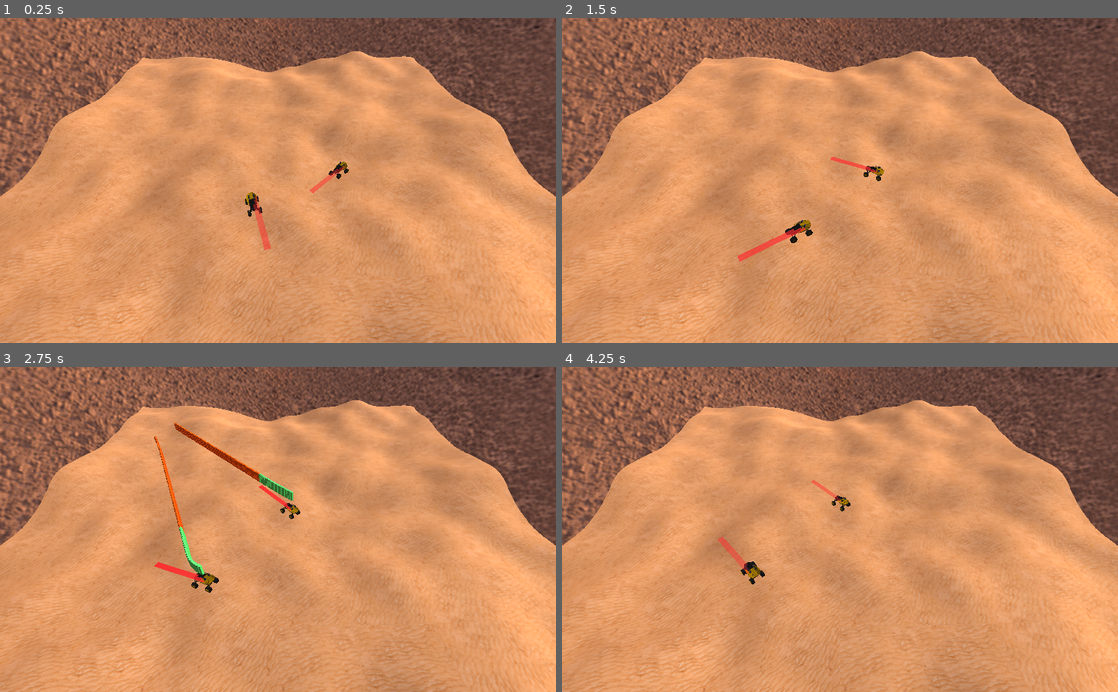
Above: before the commit, frames 1-4 (two rows, left to right).
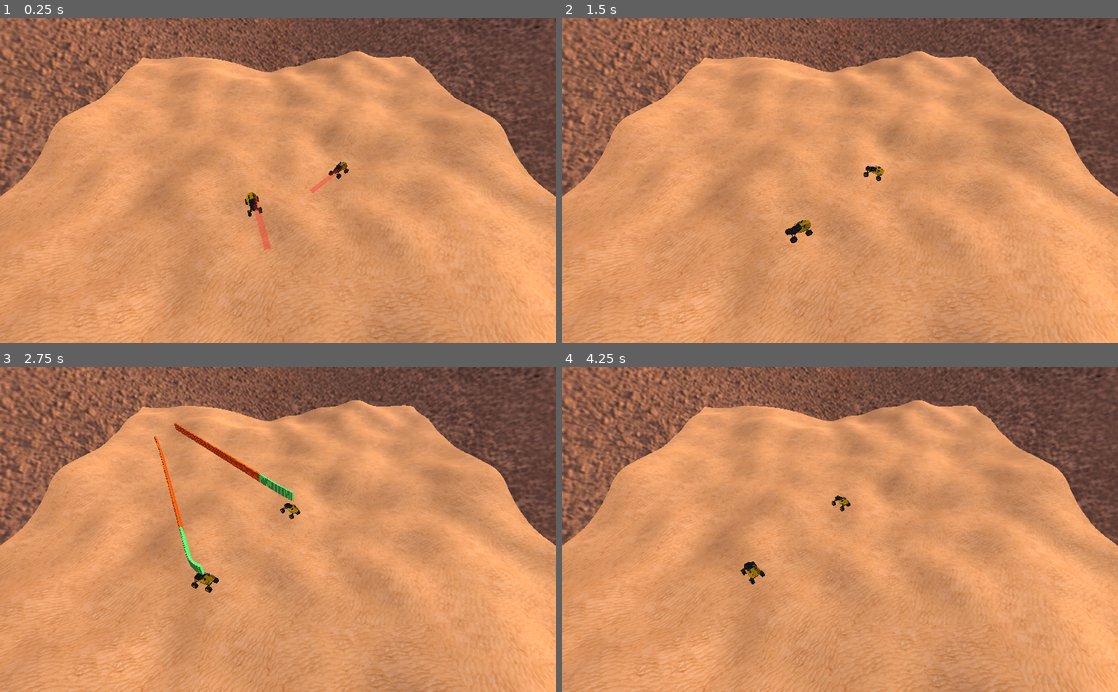
Above: after the commit, the same moments.

Repository: RealmHost002/game_about_desert_and_corovans
Game: Godot game, scene res://main.tscn
Two runs of this game, one before a commit and one after it. Both use one fixed random seed, a clock stepped at 60 frames per second and the inputs below.
Inputs (mouse positions are in pixels of both pictures, inside the frame that each line leads up to):
- Up to frame 1 (0.25 s): no input
- Up to frame 2 (1.5 s): move the mouse to (962, 164) at 0.52 s; hold 1 (TEST_BUTTON_1) 0.53-1.25 s; click (962, 164) at 0.67 s; drag from (728, 196) to (812, 245) at 1.27 s
- Up to frame 3 (2.75 s): move the mouse to (333, 458) at 2.02 s; press the mouse at (333, 458) at 2.03 s
- Up to frame 4 (4.25 s): release the mouse at (895, 458) at 2.75 s; drag from (812, 594) to (673, 480) at 2.77 s; move the mouse to (1006, 578) at 3.52 s; hold 1 (TEST_BUTTON_1) from 3.53 s (still down); click (1006, 578) at 3.67 s

The runs differ from the first frame. In frame 1, less than 0.1% of the frame differs, in the area x 45-62%, y 45-61%; in frame 2, 0.3%, in the area x 31-57%, y 42-75%; in frame 3, 0.2%; in frame 4, 0.2%.

Commit message:
17:04 - 01.09.2020

Diff:
--- a/car.gd
+++ b/car.gd
@@ -29,7 +29,7 @@
 func _process(delta):
 	forward = (get_node("dirs/forward").global_transform.origin - self.global_transform.origin).normalized()
 	var angle_to_destination = forward.angle_to(destination - self.global_transform.origin)
-#	print(angle_to_destination)
+
 #	if angle_to_destination > 0.1:
 	self.rotate(Vector3(0,1,0), sign(forward.cross(destination - self.global_transform.origin).y) * delta * clamp(angle_to_destination, 0.5, 1) * rotation_speed)
 #	elif angle_to_destination > 0.05:
@@ -39,9 +39,9 @@
 		var s_height = 0
 		for wheel in get_node('wheels').get_children():
 			var some_pos = Vector2(wheel.global_transform.origin.x, wheel.global_transform.origin.z) / 20.0 * 1024
-			print(some_pos)
+
 			while some_pos.x >= 1024:
-				some_pos.y -= 1024
+				some_pos.x -= 1024
 			while some_pos.y >= 1024:
 				some_pos.y -= 1024
 			wheel.global_transform.origin.y = image.get_pixelv(some_pos).r * 3
@@ -102,7 +102,7 @@
 
 
 #func _on_StaticBody_input_event(camera, event, click_position, click_normal, shape_idx):
-#	print(self.name, is_active)
+
 #	if event is InputEventMouseButton and event.pressed and !get_node("../../BGMASTER").gamestate and is_active:
 #		destination = click_position
 #		destination.y = 2
@@ -112,7 +112,7 @@
 ##		m.scale = Vector3(10, 10, 10)
 #		m.global_transform.origin = destination
 #		show_path()
-#		print('path for ', self)
+
 
 
 func _on_input_event(camera, event, click_position, click_normal, shape_idx, from_gui = 0):
--- a/scripts/weapons/weapon.gd
+++ b/scripts/weapons/weapon.gd
@@ -25,7 +25,6 @@
 	lb.global_transform = self.global_transform
 	lb.look_at(target.global_transform.origin, Vector3(0,1,0))
 	lb.scale.z = clamp((target.global_transform.origin - self.global_transform.origin).length() / 2.0, 0, distance / 2.0)
-
 	lb.scale.x = 0.1
 
 	#IVAN PIDARAS
--- a/trash textures/laser.tres
+++ b/trash textures/laser.tres
@@ -6,4 +6,4 @@
 flags_transparent = true
 albedo_color = Color( 0.917647, 0.133333, 0.133333, 1 )
 albedo_texture = ExtResource( 1 )
-uv1_offset = Vector3( 0.564215, 0, 0 )
+uv1_offset = Vector3( 0.848246, 0, 0 )
--- /dev/null
+++ b/trash textures/laser_beam.gd
@@ -0,0 +1,18 @@
+extends MeshInstance
+
+
+var speed = 3.0
+var lifetime = 1.0
+
+# Called when the node enters the scene tree for the first time.
+func _ready():
+	get_node("AnimationPlayer").playback_speed = speed
+	lifetime /= speed
+	pass # Replace with function body.
+
+
+# Called every frame. 'delta' is the elapsed time since the previous frame.
+func _process(delta):
+	lifetime -= delta
+	if lifetime <= 0:
+		queue_free()
--- a/trash textures/laser_beam.tscn
+++ b/trash textures/laser_beam.tscn
@@ -1,7 +1,8 @@
-[gd_scene load_steps=4 format=2]
+[gd_scene load_steps=5 format=2]
 
 [ext_resource path="res://trash textures/area.obj" type="ArrayMesh" id=1]
 [ext_resource path="res://trash textures/laser.tres" type="Material" id=2]
+[ext_resource path="res://trash textures/laser_beam.gd" type="Script" id=3]
 
 [sub_resource type="Animation" id=1]
 resource_name = "New Anim"
@@ -13,16 +14,17 @@
 tracks/0/imported = false
 tracks/0/enabled = true
 tracks/0/keys = {
-"times": PoolRealArray( 0, 1 ),
-"transitions": PoolRealArray( 1, 1 ),
+"times": PoolRealArray( 0, 0.3, 0.7, 1 ),
+"transitions": PoolRealArray( 1, 1, 1, 1 ),
 "update": 0,
-"values": [ Vector3( 0, 0, 0 ), Vector3( 0.95, 0, 0 ) ]
+"values": [ Vector3( 0, 0, 0 ), Vector3( 0.07, 0, 0 ), Vector3( 0.8, 0, 0 ), Vector3( 0.95, 0, 0 ) ]
 }
 
 [node name="MeshInstance" type="MeshInstance"]
 transform = Transform( 1, 0, 0, 0, 1, 0, 0, 0, 1, 0, 4.11253, 0 )
 mesh = ExtResource( 1 )
 material/0 = ExtResource( 2 )
+script = ExtResource( 3 )
 
 [node name="AnimationPlayer" type="AnimationPlayer" parent="."]
 autoplay = "New Anim"
Not shown: 5 places in car.tscn that only renumber resources
